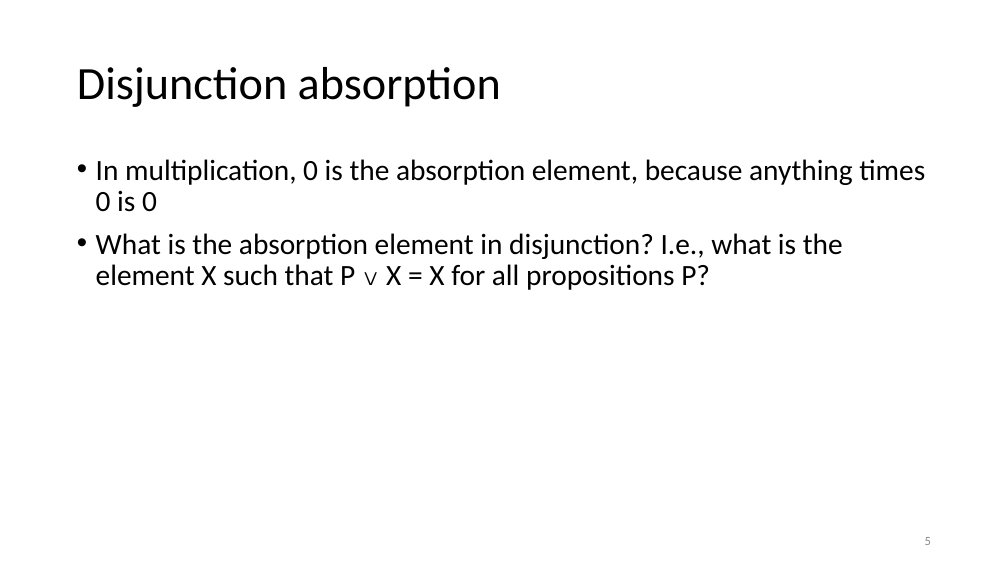
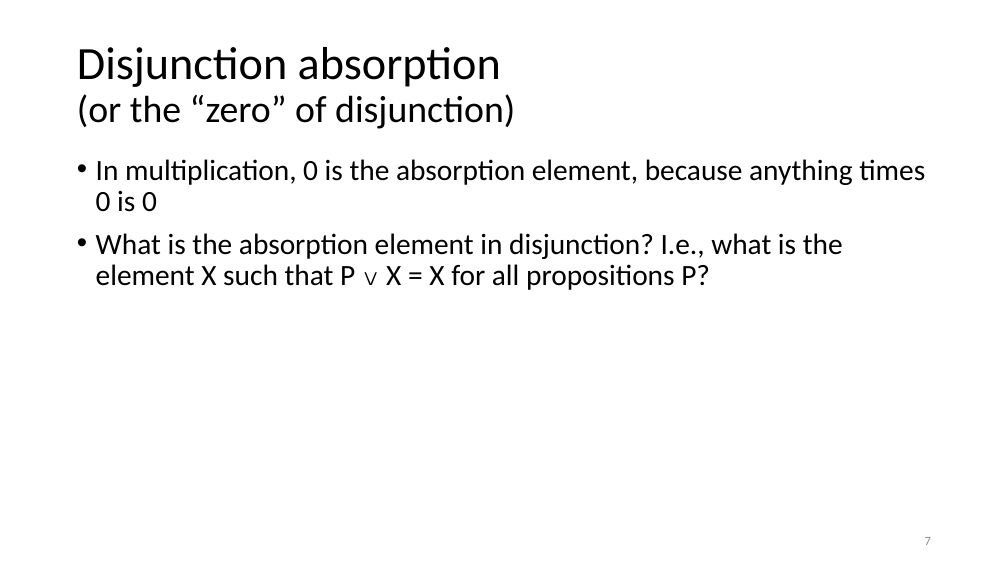
Before and after one commit to kevinsullivan/cs-dm, a slide deck: slide 7 of 09_Disjunction/Disjunction.pptx (slide 5 before the commit). Drawn at 1008x567 pixels with LibreOffice and Linux fonts; fonts in the diff are those of the drawing. Boxes give left, top, right and bottom in pixels: in the first picture for what was removed or moved away, otherwise in the second. Text is boxed around its words. In the diff, an @@ line names an element or a change of style, - is before the commit and + after.

```diff
--- a/09_Disjunction/Disjunction.pptx
+++ b/09_Disjunction/Disjunction.pptx
@@ title at <box>77,47,515,129</box>: text changed; size 44 to 36 pt @@
-Disjunction absorption
+Disjunction absorption
+(or the “zero” of disjunction)
@@ page number at <box>925,537,931,545</box>: text changed @@
-5
+7
```
Also in this commit, not shown: 1 other slide changed, 3 slides added, 1 other file.
